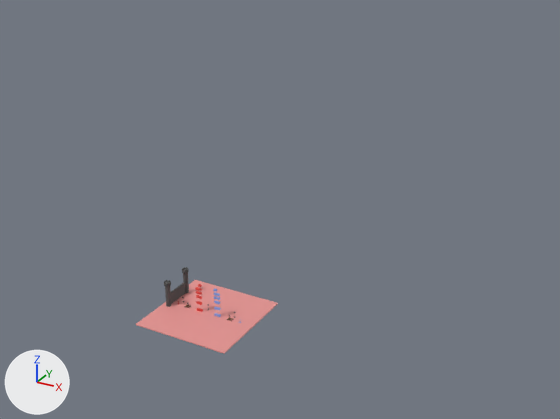
Renders of the glTF model public/assets/level1.glb from each side of a commit.
Both versions are drawn from a 50 mm camera at (377.0, -541.0, 398.0) aimed at (2.0, 141.0, 57.0). The lights are fixed; the arrows at lower left show +X, +Y and +Z. The first picture is the older version. Objects named as collision shapes, trigger or cutter boxes, shadow casters or lower levels of detail are left out. Where no turn or scale is listed for an object, it has been applied to the vertices.

Objects in the first picture: 'Cylinder', 'Cylinder.001', 'Plane-ColVis', 'wall.001', 'wall.002'.
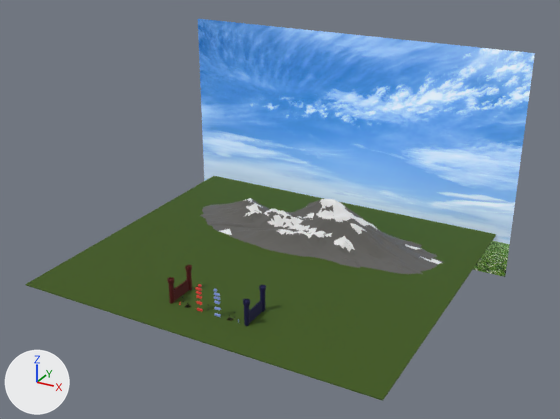
What changed in the scene script:
```text
Change mat_groundcolour:
    mat_groundcolour.base_color: (0.8, 0.301, 0.288) -> (0.0511, 0.0994, 0.00799)  # pink #e79592 -> dark green #405916
    mat_groundcolour.roughness: 0.5 -> 1.0
Add mat_bg:
    mat_bg = bpy.data.materials.new('bg')
    # uses the picture img_bg3
    # uses the picture img_bg3_001
Change ob_plane_colvis:
    ob_plane_colvis.location: (0.0, 0.0, 0.0) -> (0.0, 155.8, 0.0)
    ob_plane_colvis.scale: (1.0, 3.33, 1.0) -> (4.0, 13.3, 1.0)
Remove ob_cylinder_001:
    ob_cylinder_001 = bpy.data.objects.new('Cylinder.001', me_cylinder_002)
Remove ob_cylinder:
    ob_cylinder = bpy.data.objects.new('Cylinder', me_cylinder)
Remove ob_wall_001:
    ob_wall_001 = bpy.data.objects.new('wall.001', me_cube_009)
Remove ob_wall_002:
    ob_wall_002 = bpy.data.objects.new('wall.002', me_cube_021)
Add ob_bg:
    ob_bg = bpy.data.objects.new('bg', me_bg)  # 4 vertices, 2 faces; spans x -217.0..217.0, y 0.0, z -135.0..135.0
    ob_bg.location = (0.0, 314.5, 82.3)
Add ob_wall2_001:
    ob_wall2_001 = bpy.data.objects.new('wall2.001', me_cube_033)  # 56 vertices, 100 faces; spans x -0.64..0.64, y -7.78..5.79, z -6.46..6.49; in mat_castle_002 (dark blue #0f0e43)
    ob_wall2_001.parent = ob_castle_parent_r
    ob_wall2_001.location = (0.0, 6.927, 6.423)
Add ob_castle_parent_r:
    ob_castle_parent_r = bpy.data.objects.new('Castle_Parent-R', None)
    ob_castle_parent_r.location = (43.64, 15.27, 0.0)
    ob_castle_parent_r.rotation_euler = (3.142, 0.0, 0.0)  # degrees (180, 0, 0)
    ob_castle_parent_r.scale = (-1.0, -1.0, -1.0)
Add ob_wall1_001:
    ob_wall1_001 = bpy.data.objects.new('wall1.001', me_cube_033.copy())
    ob_wall1_001.parent = ob_castle_parent_r
    ob_wall1_001.location = (0.0, -6.615, 6.423)
Add ob_tower2_001:
    ob_tower2_001 = bpy.data.objects.new('tower2.001', me_cylinder_004)  # 7560 vertices, 15022 faces; spans x -3.4..3.4, y -3.4..3.4, z 0.0..27.1; in mat_castle_002 (dark blue #0f0e43)
    ob_tower2_001.parent = ob_castle_parent_r
    ob_tower2_001.location = (-0.00232, 15.14, 0.0)
Add ob_tower1_001:
    ob_tower1_001 = bpy.data.objects.new('tower1.001', me_cylinder_003)  # 7560 vertices, 15022 faces; spans x -3.4..3.4, y -3.4..3.4, z 0.0..27.1; in mat_castle_002 (dark blue #0f0e43)
    ob_tower1_001.parent = ob_castle_parent_r
    ob_tower1_001.location = (0.0, -15.14, 0.0)
Add ob_wall2:
    ob_wall2 = bpy.data.objects.new('wall2', me_cube_021_1)  # 56 vertices, 100 faces; spans x -0.64..0.64, y -7.78..5.79, z -6.46..6.49; in mat_castle_001 (dark red #560b08)
    ob_wall2.location = (-43.6, 22.2, 6.4)
Add ob_wall1:
    ob_wall1 = bpy.data.objects.new('wall1', me_cube_021_1.copy())
    ob_wall1.location = (-43.6, 8.7, 6.4)
Add ob_tower2:
    ob_tower2 = bpy.data.objects.new('tower2', me_cylinder_002_1)  # 7560 vertices, 15022 faces; spans x -3.4..3.4, y -3.4..3.4, z 0.0..27.1; in mat_castle_001 (dark red #560b08)
    ob_tower2.location = (-43.6, 30.4, 0.0)
Add ob_tower1:
    ob_tower1 = bpy.data.objects.new('tower1', me_cylinder_1)  # 7560 vertices, 15022 faces; spans x -3.4..3.4, y -3.4..3.4, z 0.0..27.1; in mat_castle_001 (dark red #560b08)
    ob_tower1.location = (-43.6, 0.1, 0.0)
Add ob_mountain_b_0:
    ob_mountain_b_0 = bpy.data.objects.new('Mountain_B_0', me_mountain_b_0_001)  # 912 vertices, 1230 faces; spans x -115.0..152.0, y -44.0..44.0, z 0.0..45.0; in mat_material_1_001 (white #e7e7e7)
    ob_mountain_b_0.location = (15.1, 204.1, 0.0)
Add ob_mountain_a_0:
    ob_mountain_a_0 = bpy.data.objects.new('Mountain_A_0', me_mountain_a_0_001)  # 2307 vertices, 3907 faces; spans x -166.0..154.0, y -56.0..62.0, z 0.0..45.0; in mat_material_001 (dark grey #63625f)
    ob_mountain_a_0.location = (15.1, 204.1, 0.0)
```

Location of each change, [x1, y1, x2, y2] in pixels of the pictures (560 x 419 px):
'bg', added (blue)
    after: [198, 19, 535, 277]
'Plane-ColVis', recoloured, surface changed, moved, rescaled (pink to dark green, 230% wider, 201% taller)
    before: [136, 280, 278, 354]
    after: [25, 176, 496, 401]
'Mountain_A_0', added
    after: [200, 198, 443, 274]
'Mountain_B_0', added
    after: [219, 198, 442, 264]
'tower1.001', added
    after: [243, 298, 250, 326]
'Cylinder', deleted
    before: [164, 280, 171, 307]
'tower1', added
    after: [167, 277, 175, 303]
'Cylinder.001', deleted
    before: [182, 267, 189, 293]
'tower2.001', added
    after: [259, 285, 266, 312]
'tower2', added
    after: [185, 264, 192, 290]
'wall.002', deleted
    before: [176, 283, 186, 299]
'wall2', added
    after: [180, 280, 189, 296]
'wall2.001', added
    after: [254, 301, 262, 318]
'wall1', added
    after: [174, 285, 181, 300]
'wall.001', deleted
    before: [171, 288, 178, 304]
'wall1.001', added
    after: [249, 307, 255, 322]
